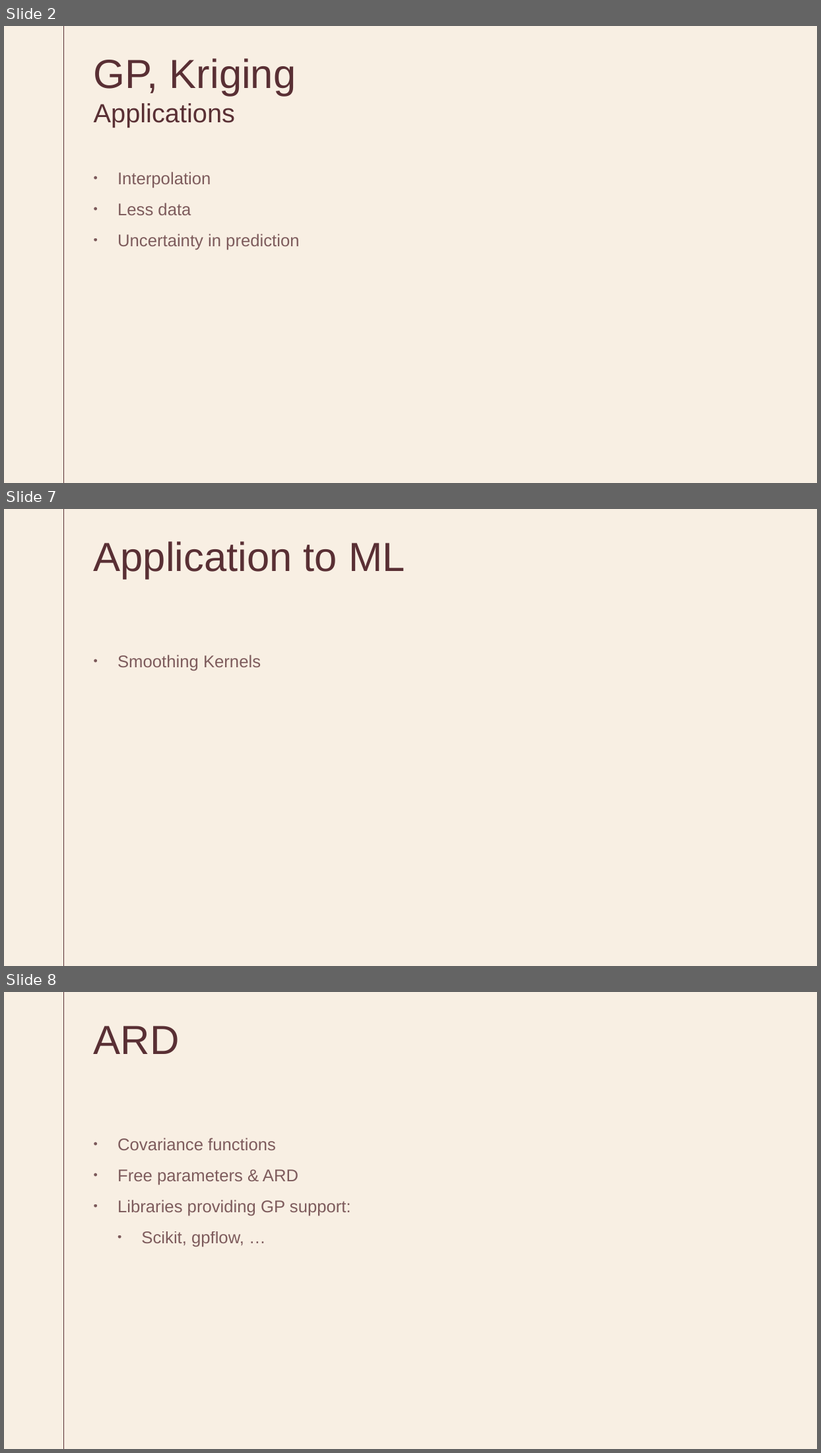
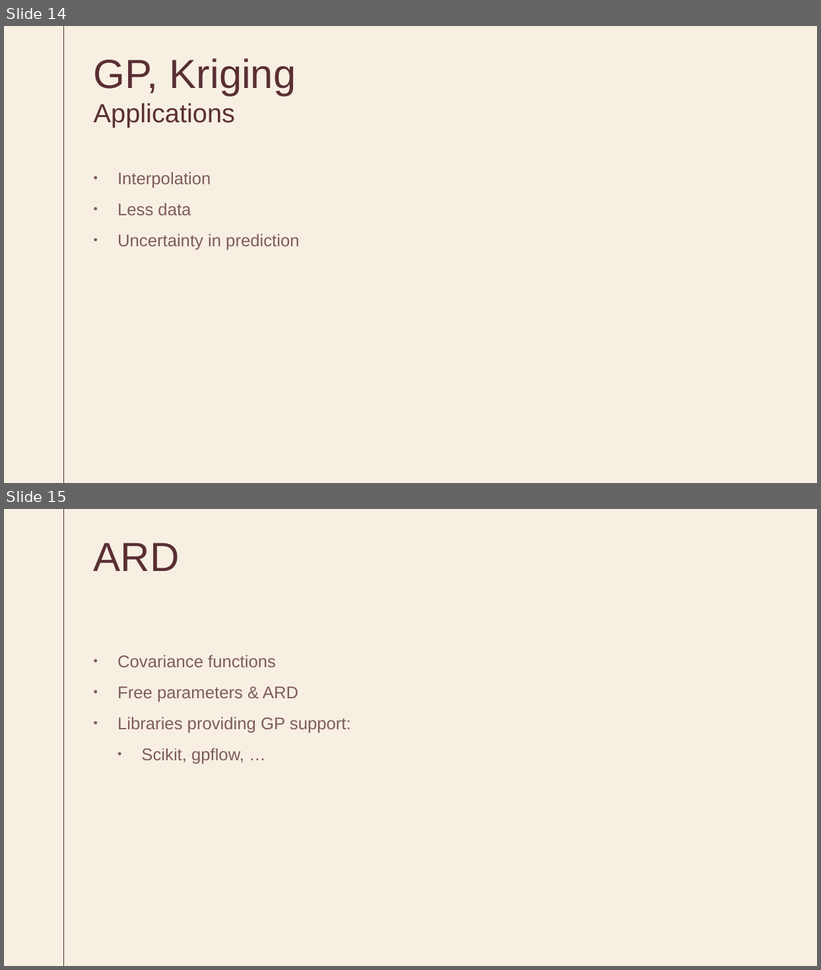
Before and after one commit to SarnathK/gp_tutorial, a slide deck: GP.pptx. Shown one above the other, each under a label of ours: slides 2, 7 and 8 before the commit, slides 14 and 15 after it; the slides between them are not shown. The pictures are 821x1453 and 821x970 pixels, drawn with LibreOffice and Linux fonts; fonts in the diff are those of the drawing. Boxes give left, top, right and bottom in pixels: in the first picture for what was removed or moved away, otherwise in the second. Text is boxed around its words. In the diff, an @@ line names an element or a change of style, - is before the commit and + after.

```diff
--- a/GP.pptx
+++ b/GP.pptx
@@ slide 7 removed at (4, 509, 817, 966), background #F8EFE3; not listed: 1 template element that a slide beside it also shows @@
@@ title removed at (94, 541, 405, 579) @@
-Application to ML
@@ text removed at (118, 655, 261, 671) @@
-• Smoothing Kernels
@@ what was slide 2 is now slide 14 @@
@@ what was slide 8 is now slide 15 @@
```
Also in this commit, not shown: 3 slides changed, 11 slides added, 3 other slides removed, 1 other file.
